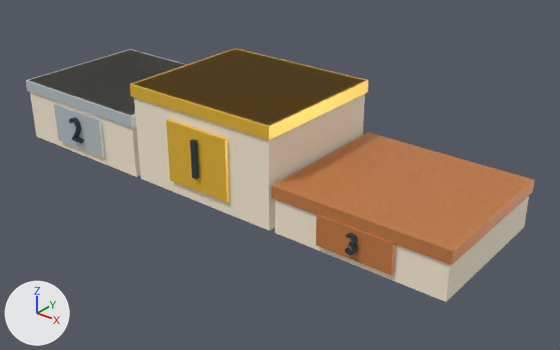
The glTF model assets/podium.glb: old version first, new version second.
Rendered twice from a 50 mm camera at (6.96, -8.0, 5.15) aimed at (0.53, 0.03, 0.17). The axes (+X, +Y, +Z) are drawn at lower left. The lights are the same throughout. The picture after the commit comes second.

The scene before the commit, as lines of its bpy script (objects in view):
```python
me_cube_010 = bpy.data.meshes.new('Cube.010')
me_cube_010.from_pydata(...)  # 552 vertices, 1056 faces; spans x -3.88..3.88, y -1.21..1.13, z 0.0..1.5
# faces by material slot: [36, 24, 948, 24, 24]
me_cube_010.materials.append(mat_podiumbase)  # pale yellow #fff1d9
me_cube_010.materials.append(mat_podiumgold)  # yellow #ffc93c
me_cube_010.materials.append(mat_podiumnumber)  # dark blue #273943
me_cube_010.materials.append(mat_podiumsilver)  # light grey #cfd8dc
me_cube_010.materials.append(mat_podiumbronze)  # orange #d98a4e
ob_podium = bpy.data.objects.new('Podium', me_cube_010)
ob_podium.location = (0.0, 0.0, 0.0)
```
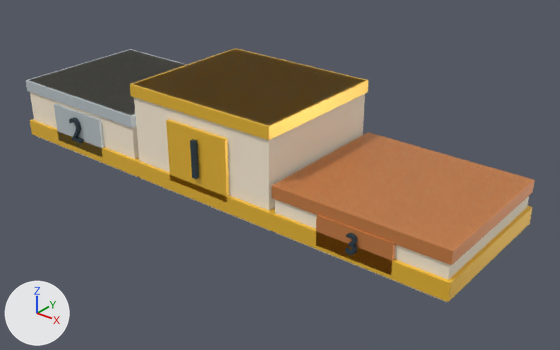
What differs and where, as boxes [x1, y1, x2, y2] in the pictures (560 x 350 px):
'PodiumTrim', added: after [30, 119, 532, 302]

The change, as a diff of the scene's bpy script:
```diff
--- a/assets/podium.glb.py
+++ b/assets/podium.glb.py
@@ me_podiumtrim @@
+me_podiumtrim.from_pydata(...)  # a box spanning x -3.9..3.9, y -1.15..1.15, z 0.05..0.3
+me_podiumtrim.materials.append(mat_podiumgold)  # yellow #ffc93c
@@ ob_podiumtrim @@
+ob_podiumtrim = bpy.data.objects.new('PodiumTrim', me_podiumtrim)
+ob_podiumtrim.location = (0.0, 0.0, 0.0)
```
